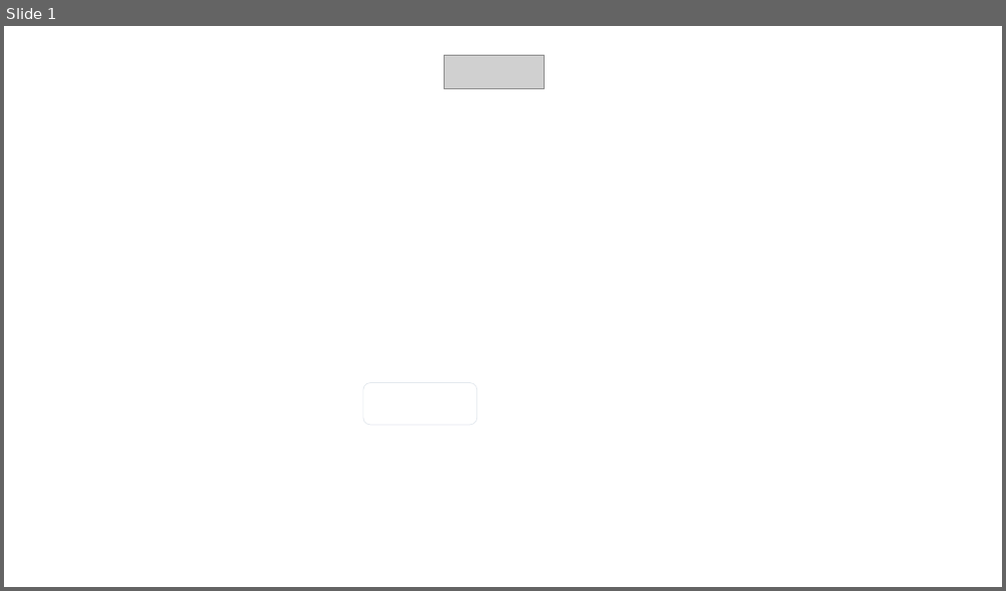
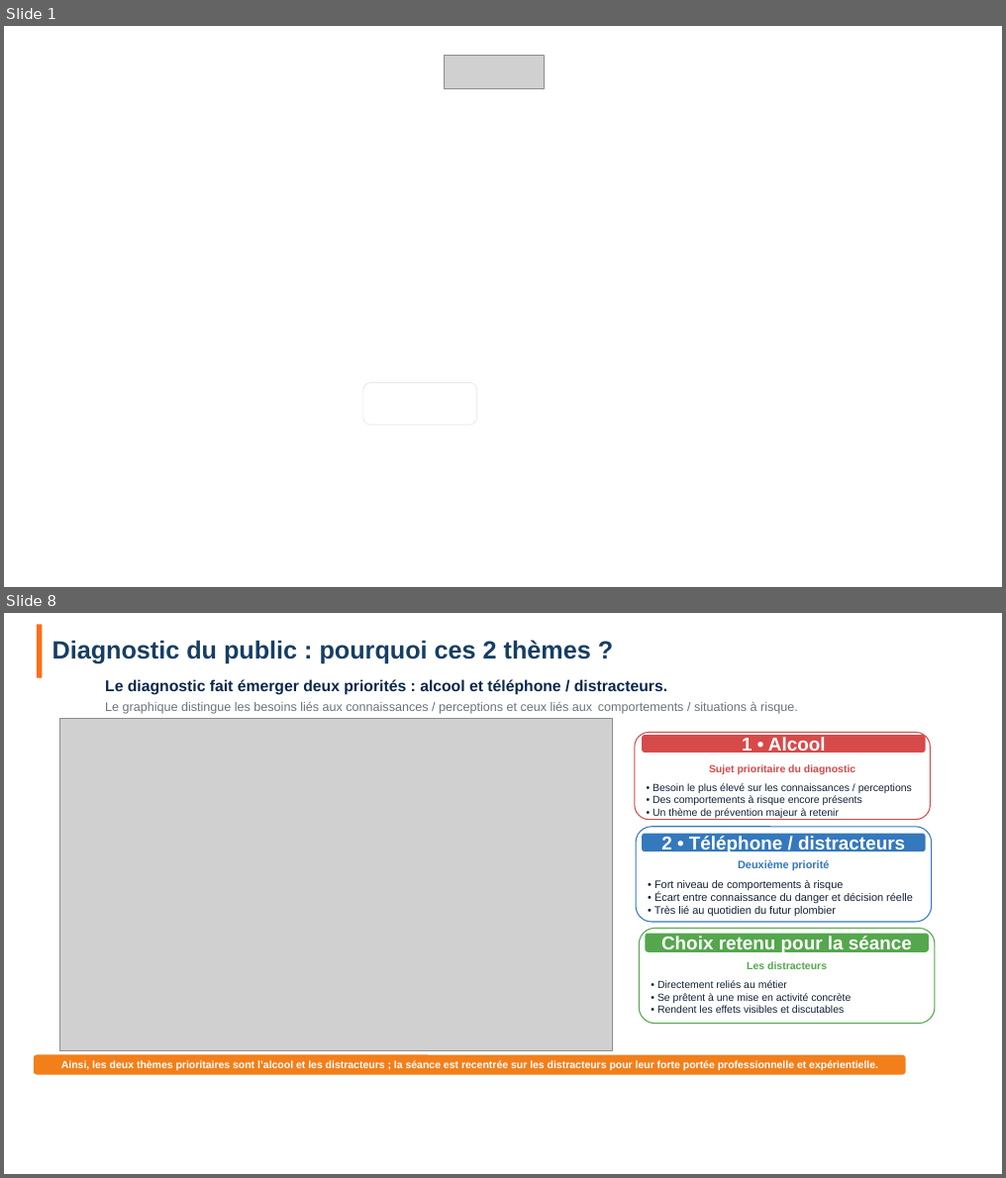
Before and after one commit to SamEva-dev/Memoir-TP-ECSR, a slide deck: Memoire_presentation.pptx. Shown one above the other, each under a label of ours: slide 1 before the commit, slides 1 and 8 after it; the slides between them are not shown. The pictures are 1006x591 and 1006x1178 pixels, drawn with LibreOffice and Linux fonts; fonts in the diff are those of the drawing; grey boxes stand for pictures; background and template pictures are left out. Boxes give left, top, right and bottom in pixels: in the first picture for what was removed or moved away, otherwise in the second. Text is boxed around its words. In the diff, an @@ line names an element or a change of style, - is before the commit and + after.

```diff
--- a/Memoire_presentation.pptx
+++ b/Memoire_presentation.pptx
@@ slide 8 added at (4, 613, 1002, 1174), background picture (left out) @@
@@ rectangle added at (37, 624, 42, 678), fill #FF6D16 @@
@@ text added at (53, 640, 591, 664), 24 pt, text #163E64, bold @@
+Diagnostic du public : pourquoi ces 2 thèmes ?
@@ text added at (767, 624, 969, 658), 12 pt, text #FFFFFF, bold @@
+ECSR • CCP2
@@ text added at (105, 679, 798, 714), 12 pt, text #69737D @@
+Le diagnostic fait émerger deux priorités : alcool et téléphone / distracteurs.
+Le graphique distingue les besoins liés aux connaissances / perceptions et ceux liés aux comportements / situations à risque.
@@ picture added at (60, 719, 613, 1052) @@
@@ rounded rectangle added at (635, 732, 930, 820), fill #FFFFFF, outline #D64A4A 1 pt, 10 pt, text #122235 @@
+Sujet prioritaire du diagnostic
+• Besoin le plus élevé sur les connaissances / perceptions
+• Des comportements à risque encore présents
+• Un thème de prévention majeur à retenir
@@ rounded rectangle added at (642, 735, 926, 753), fill #D64A4A, 18 pt, text #FFFFFF, bold @@
+1 • Alcool
@@ rounded rectangle added at (636, 827, 932, 922), fill #FFFFFF, outline #3478BE 1 pt, 10.5 pt, text #122235 @@
+Deuxième priorité
+• Fort niveau de comportements à risque
+• Écart entre connaissance du danger et décision réelle
+• Très lié au quotidien du futur plombier
@@ rounded rectangle added at (642, 833, 926, 852), fill #3478BE, 18 pt, text #FFFFFF, bold @@
+2 • Téléphone / distracteurs
@@ rounded rectangle added at (639, 928, 935, 1023), fill #FFFFFF, outline #54A74C 1 pt, 10 pt, text #122235 @@
+Les distracteurs
+• Directement reliés au métier
+• Se prêtent à une mise en activité concrète
+• Rendent les effets visibles et discutables
@@ rounded rectangle added at (645, 934, 929, 953), fill #54A74C, 18 pt, text #FFFFFF, bold @@
+Choix retenu pour la séance
@@ rounded rectangle added at (33, 1056, 905, 1075), fill #F27F1A, 10 pt, text #FFFFFF, bold @@
+Ainsi, les deux thèmes prioritaires sont l’alcool et les distracteurs ; la séance est recentrée sur les distracteurs pour leur forte portée professionnelle et expérientielle.
```
Also in this commit, not shown: 16 slides changed, 1 other slide added, 2 slides removed, 23 other files.
